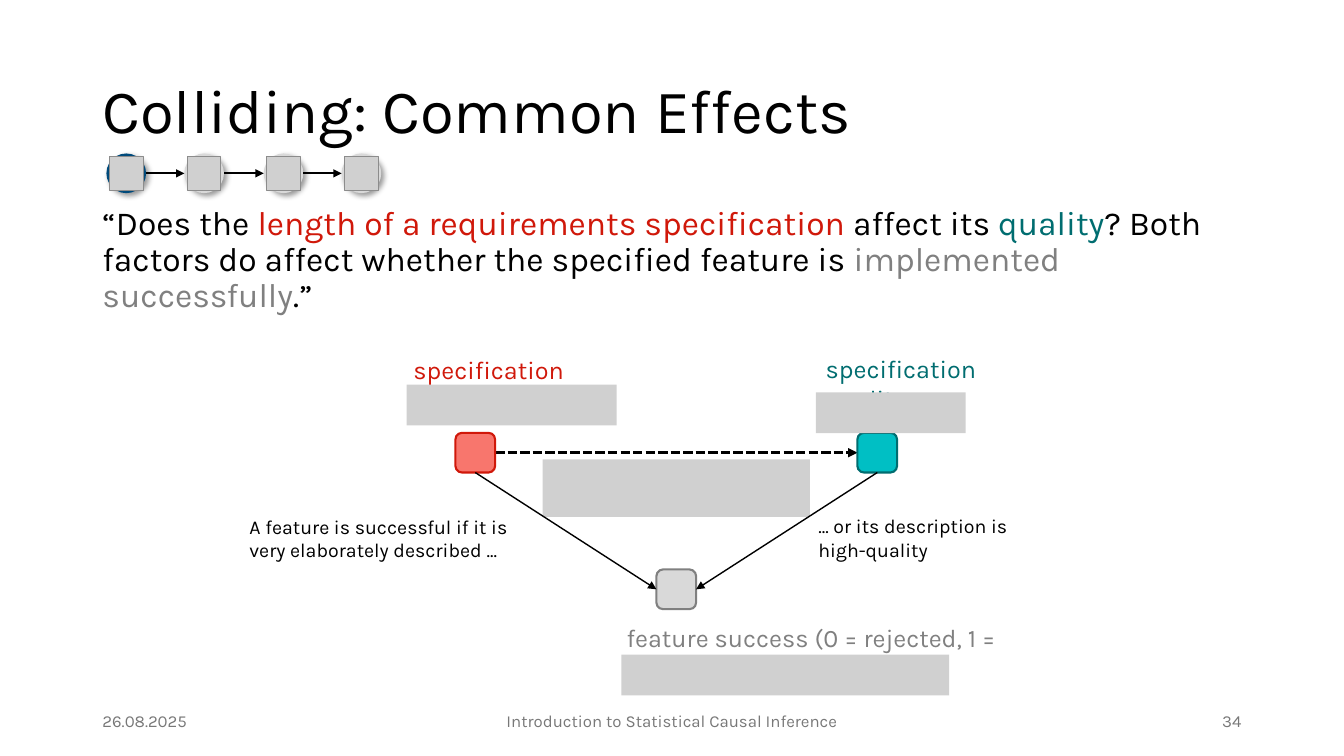
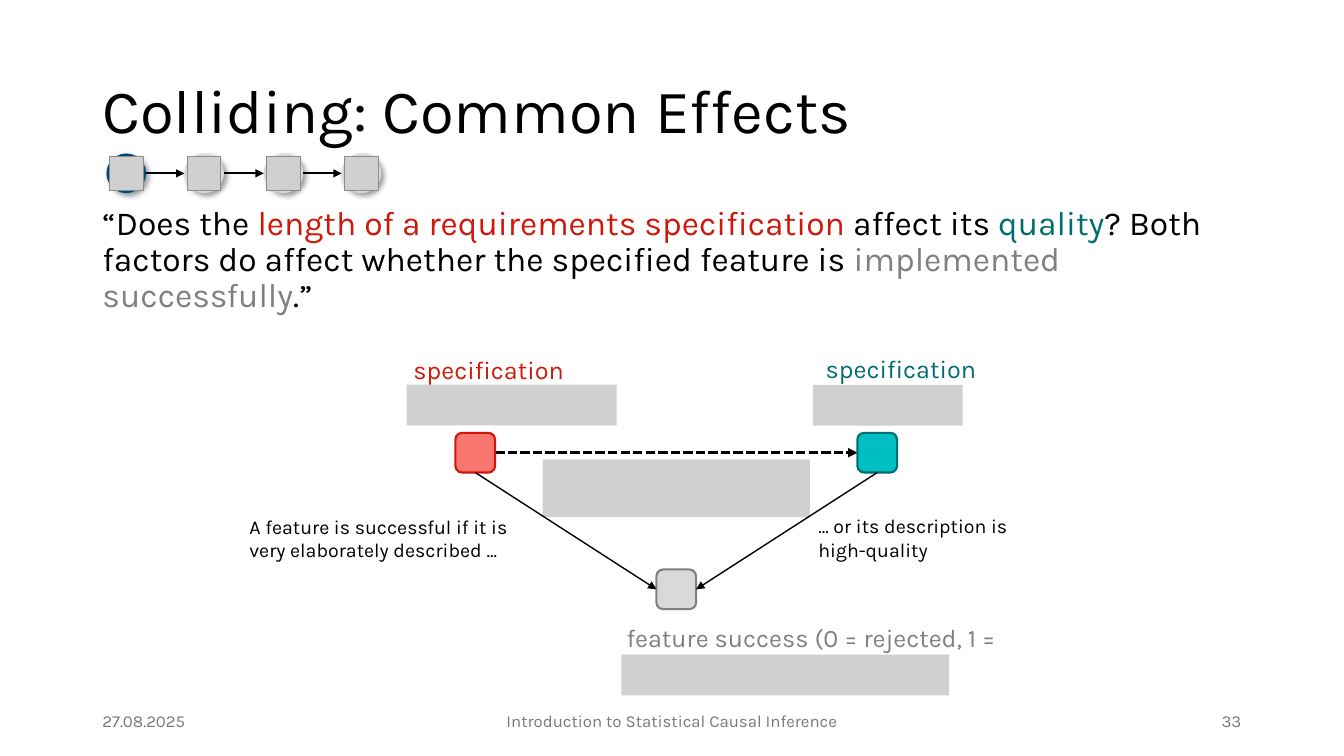
Before and after one commit to JulianFrattini/bda4sci, a slide deck: slide 33 of version2/slides/intro-sci.pptx (slide 34 before the commit). Drawn at 1344x756 pixels with LibreOffice and Linux fonts; fonts in the diff are those of the drawing; grey boxes stand for pictures; background and template pictures are left out. Boxes give left, top, right and bottom in pixels: in the first picture for what was removed or moved away, otherwise in the second. Text is boxed around its words. In the diff, an @@ line names an element or a change of style, - is before the commit and + after.

```diff
--- a/version2/slides/intro-sci.pptx
+++ b/version2/slides/intro-sci.pptx
@@ picture: place and size @@
-picture at (816,392,966,433)
+picture at (813,385,963,425)
@@ text at (102,716,185,727): text changed @@
-26.08.2025
+27.08.2025
@@ page number at (1222,716,1242,727): text changed @@
-34
+33
```
Also in this commit, not shown: 61 other slides changed, 8 slides added, 2 slides removed, 7 other files.
